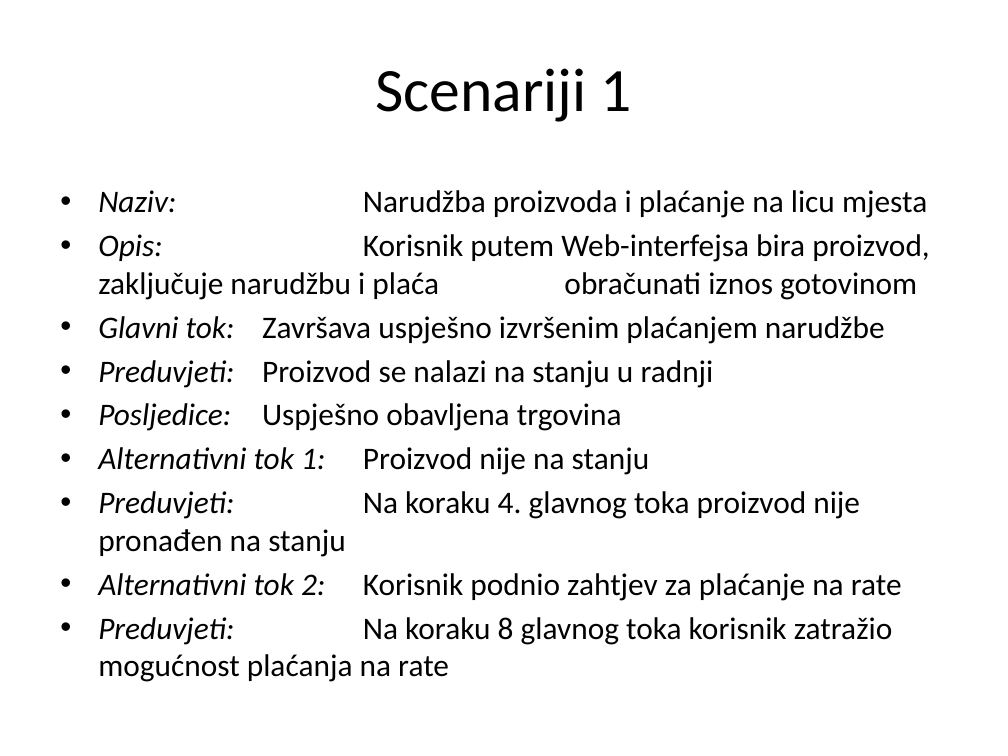
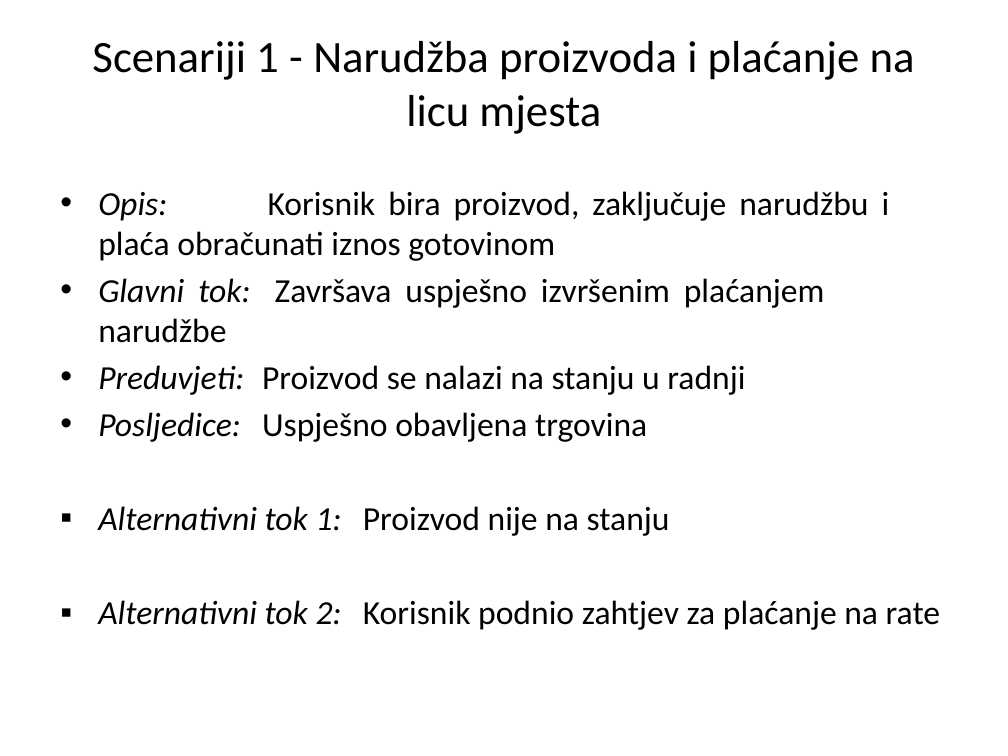
Before and after one commit to ooad-2014-2015/HeritageDev, a slide deck: slide 5 of Prezentacija.pptx. Drawn at 1008x756 pixels with LibreOffice and Linux fonts; fonts in the diff are those of the drawing; background and template pictures are left out. Boxes give left, top, right and bottom in pixels: in the first picture for what was removed or moved away, otherwise in the second. Text is boxed around its words. In the diff, an @@ line names an element or a change of style, - is before the commit and + after.

```diff
--- a/Prezentacija.pptx
+++ b/Prezentacija.pptx
@@ title at bbox=[92, 41, 915, 134]: text changed; size 44 to 32 pt @@
-Scenariji 1
+Scenariji 1 - Narudžba proizvoda i plaćanje na licu mjesta
@@ text at bbox=[98, 191, 890, 261]: text changed; size 22.4 to 24 pt @@
-• Naziv: Narudžba proizvoda i plaćanje na licu mjesta
-• Opis: Korisnik putem Web-interfejsa bira proizvod, zaključuje narudžbu i plaća obračunati iznos gotovinom
+• Opis: Korisnik bira proizvod, zaključuje narudžbu i plaća obračunati iznos gotovinom
@@ text at bbox=[98, 278, 940, 630]: size 22.4 to 24 pt in "Glavni tok: Završava uspješno izvršenim plaćanjem narudžbe", "Preduvjeti: Proizvod se nalazi na stanju u ...", "Posljedice: Uspješno obavljena trgovina", "Alternativni tok 1: Proizvod nije na stanju" and 1 more places; alignment left to justified; bullet • to ▪ @@
@@ text at bbox=[98, 491, 860, 557]: paragraph removed @@
-• Preduvjeti: Na koraku 4. glavnog toka proizvod nije pronađen na stanju
@@ text at bbox=[98, 617, 893, 682]: paragraph removed @@
-• Preduvjeti: Na koraku 8 glavnog toka korisnik zatražio mogućnost plaćanja na rate
```
Also in this commit, not shown: 8 other slides changed, 3 slides added, 4 slides removed, 2 other files.
